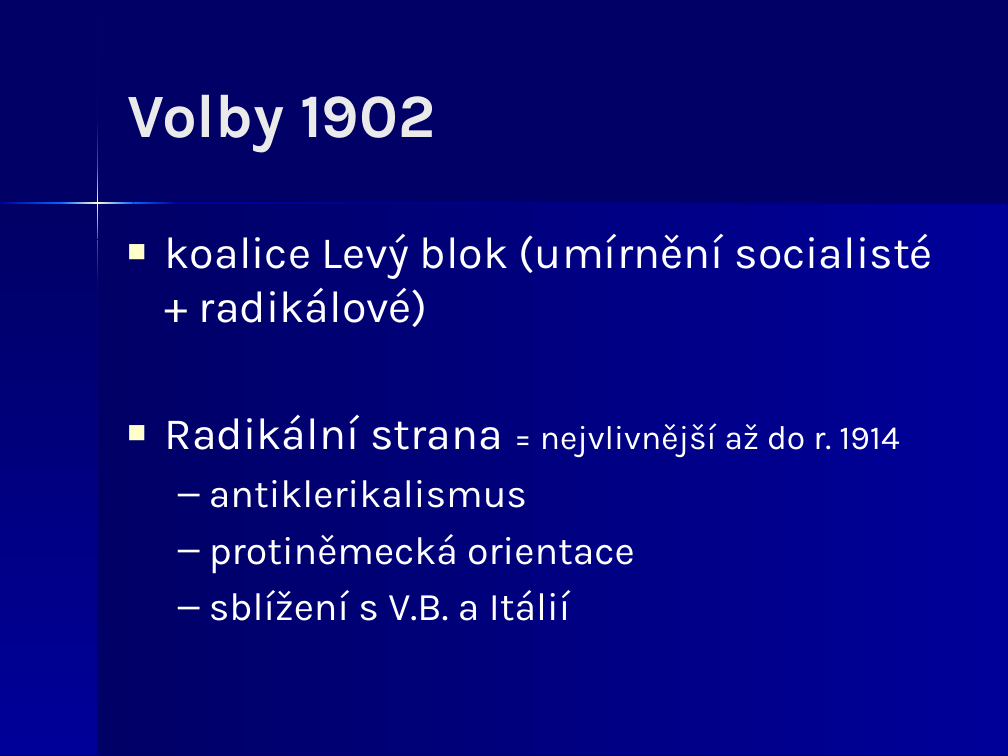
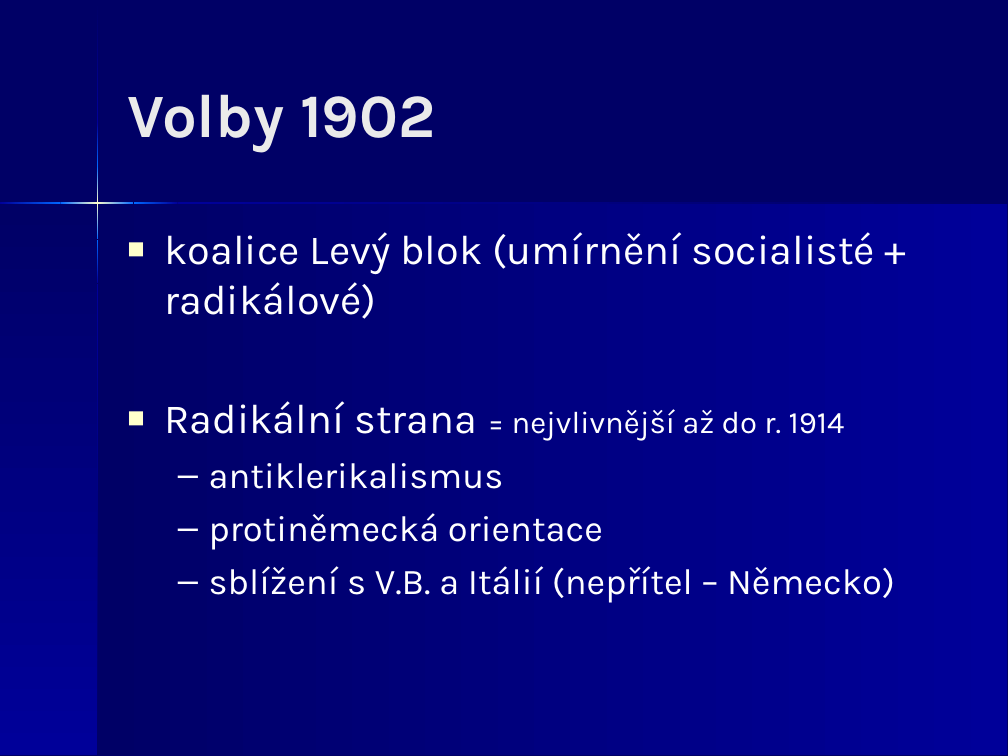
Before and after one commit to JiriKalvoda/zapisky, a slide deck: slide 34 of d/12-MezinarodniVztahy.ppt. Drawn at 1008x756 pixels with LibreOffice and Linux fonts; fonts in the diff are those of the drawing. Boxes give left, top, right and bottom in pixels: in the first picture for what was removed or moved away, otherwise in the second. Text is boxed around its words. In the diff, an @@ line names an element or a change of style, - is before the commit and + after.

```diff
--- a/d/12-MezinarodniVztahy.ppt
+++ b/d/12-MezinarodniVztahy.ppt
@@ text at bbox=[165, 232, 875, 550]: size 32 to 29.6 pt in "koalice Levý blok (umírnění socialisté + radikálové)", "Radikální strana"; size 24 to 22.2 pt in "= nejvlivnější až do r. 1914"; size 28 to 25.9 pt in "antiklerikalismus", "protiněmecká orientace" @@
@@ text at bbox=[209, 566, 895, 603]: text changed; size 28 to 25.9 pt @@
-  – sblížení s V.B. a Itálií
+  – sblížení s V.B. a Itálií (nepřítel – Německo)
```
Also in this commit, not shown: 33 other slides changed, 1 other file.
